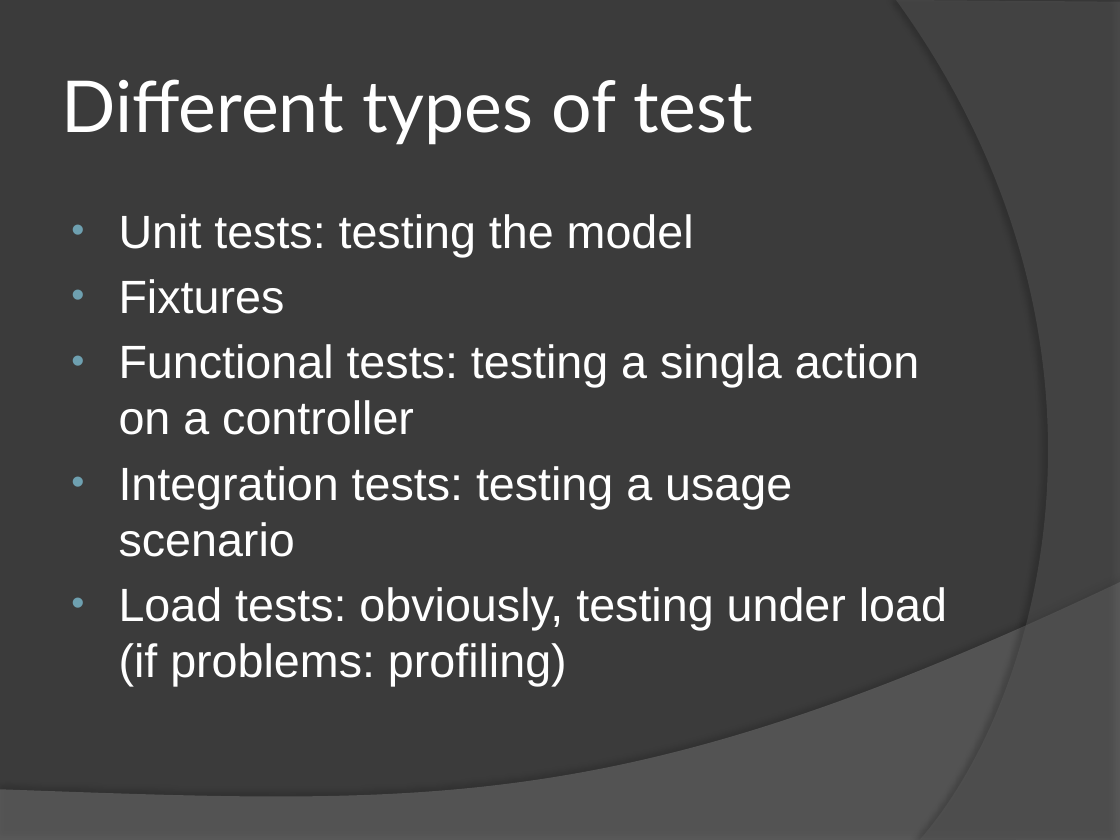
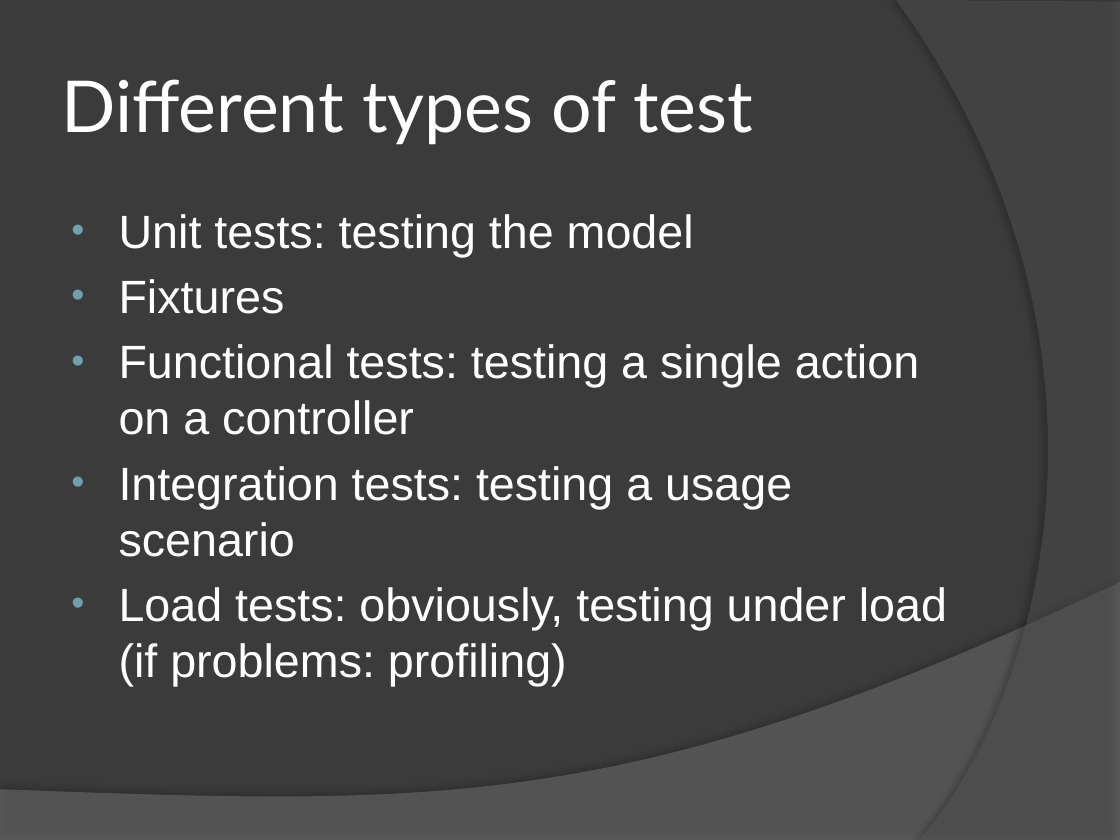
Before and after one commit to michelgrootjans/grootjansrailsapace, a slide deck: slide 5 of alt.net.RoR.pptx. Drawn at 1120x840 pixels with LibreOffice and Linux fonts; fonts in the diff are those of the drawing. Boxes give left, top, right and bottom in pixels: in the first picture for what was removed or moved away, otherwise in the second. Text is boxed around its words. In the diff, an @@ line names an element or a change of style, - is before the commit and + after.

```diff
--- a/alt.net.RoR.pptx
+++ b/alt.net.RoR.pptx
@@ text at (119, 344, 919, 435): text changed @@
-• Functional tests: testing a singla action on a controller
+• Functional tests: testing a single action on a controller
```
Also in this commit, not shown: 2 other slides changed.
